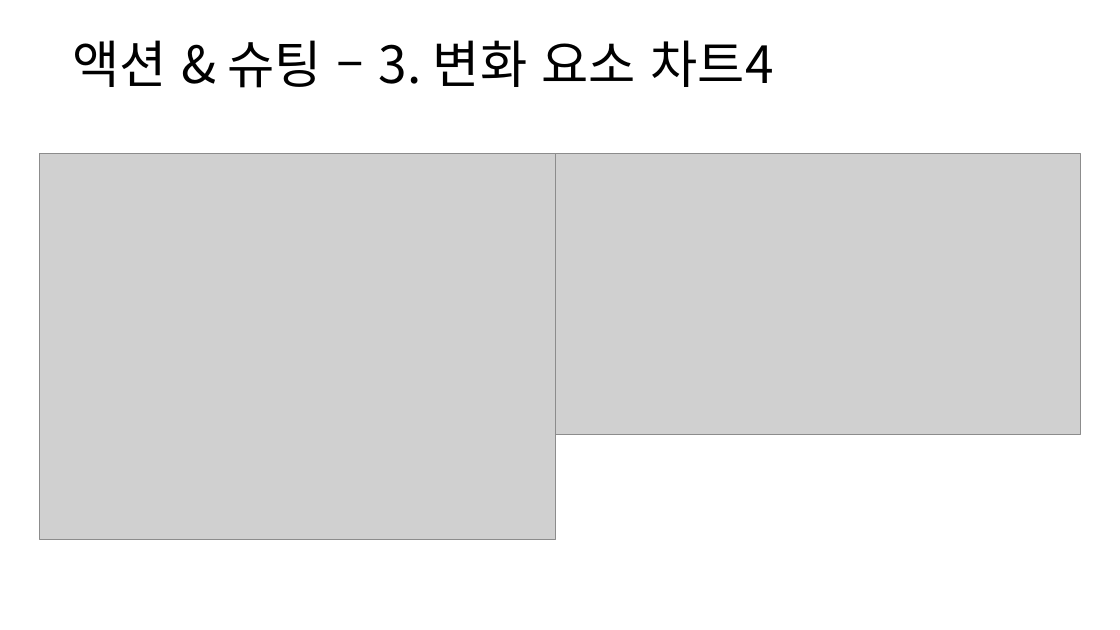
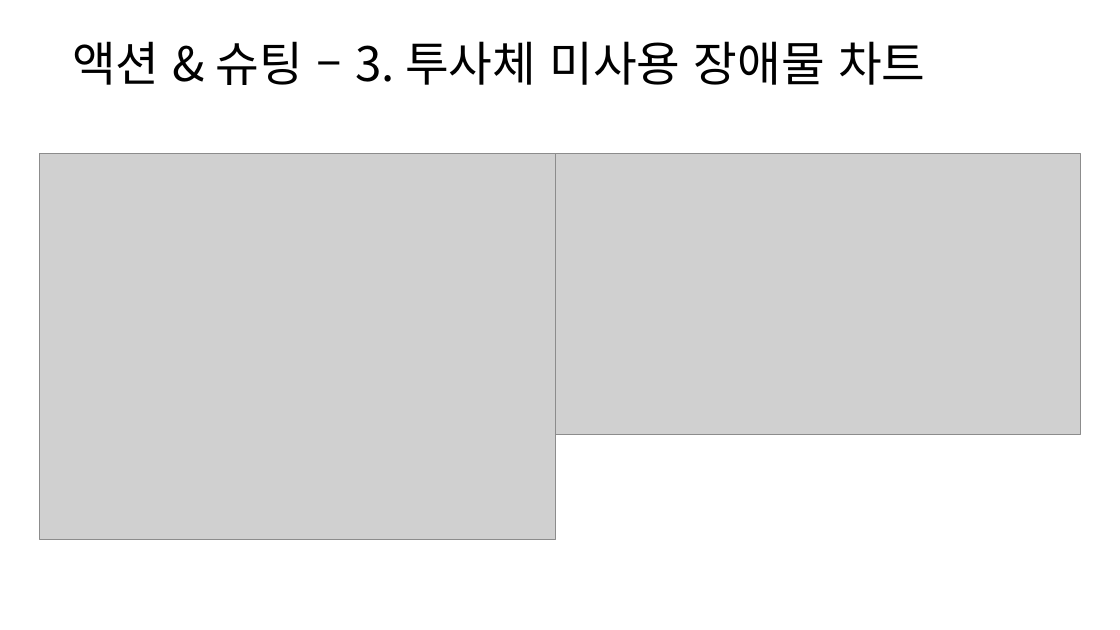
Before and after one commit to yjk0401/unityenginebasic_9th, a slide deck: slide 60 of 기획/방랑엽사전/스킬 시스템 기획서.pptx (slide 55 before the commit). Drawn at 1120x630 pixels with LibreOffice and Linux fonts; fonts in the diff are those of the drawing; grey boxes stand for pictures. Boxes give left, top, right and bottom in pixels: in the first picture for what was removed or moved away, otherwise in the second. Text is boxed around its words. In the diff, an @@ line names an element or a change of style, - is before the commit and + after.

```diff
--- a/기획/방랑엽사전/스킬 시스템 기획서.pptx
+++ b/기획/방랑엽사전/스킬 시스템 기획서.pptx
@@ text at <box>72,41,925,85</box>: text changed; size 44 to 40.7 pt @@
-액션 & 슈팅 – 3. 변화 요소 차트4
+액션 & 슈팅 – 3. 투사체 미사용 장애물 차트
```
Also in this commit, not shown: 8 other slides changed, 17 slides added, 4 slides removed, 4 other files.
